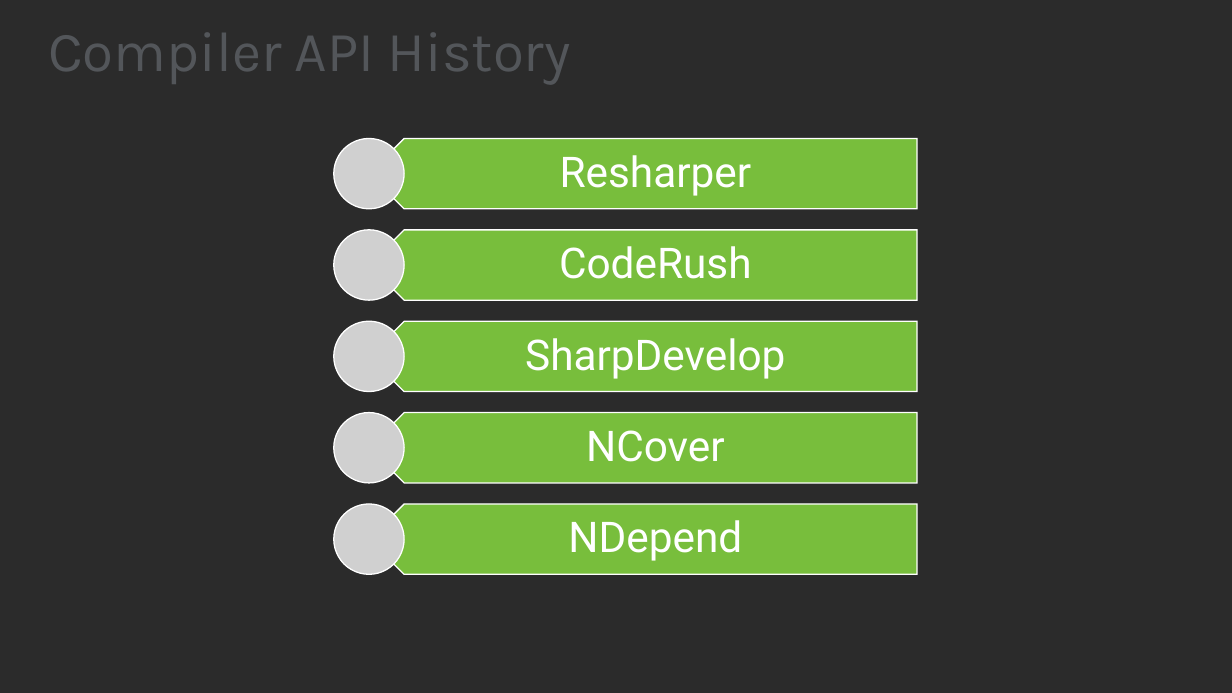
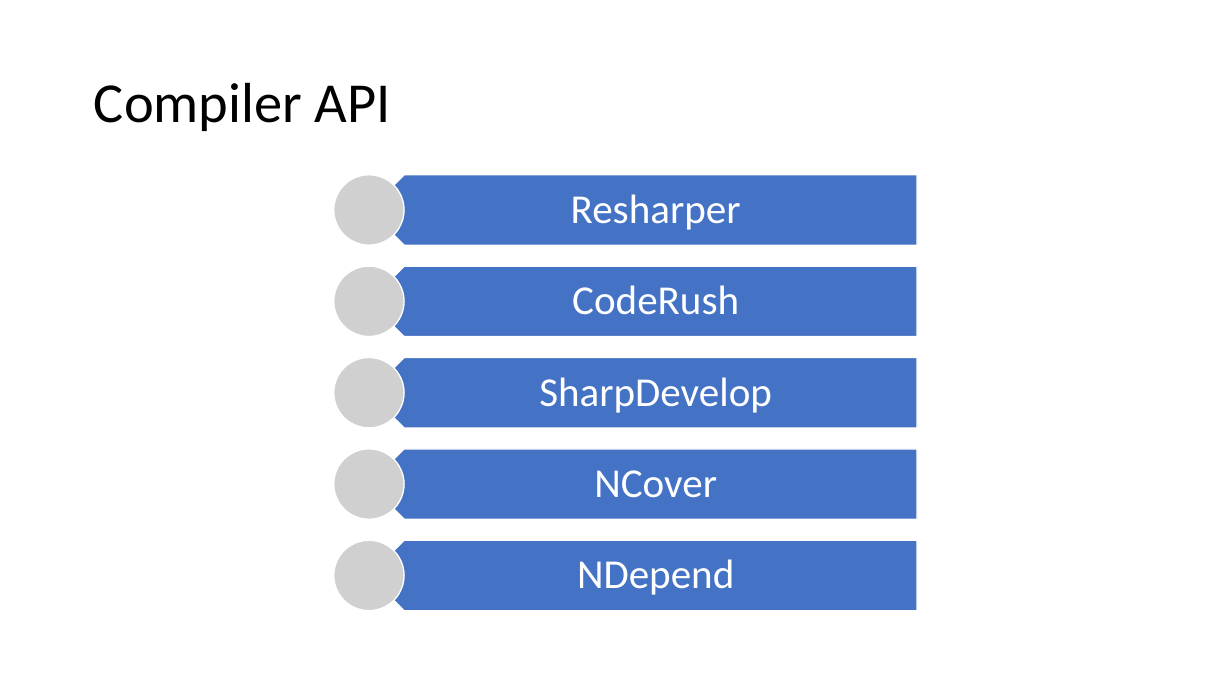
Before and after one commit to JasonBock/Presentations, a slide deck: slide 8 of Using the Compiler API in Real-World Scenarios.pptx. Drawn at 1232x693 pixels with LibreOffice and Linux fonts; fonts in the diff are those of the drawing; grey boxes stand for pictures; background and template pictures are left out; a plain dark background stands for a picture behind light text. Boxes give left, top, right and bottom in pixels: in the first picture for what was removed or moved away, otherwise in the second. Text is boxed around its words. In the diff, an @@ line names an element or a change of style, - is before the commit and + after.

```diff
--- a/Using the Compiler API in Real-World Scenarios.pptx
+++ b/Using the Compiler API in Real-World Scenarios.pptx
@@ background picture (left out) to #FFFFFF @@
@@ title at (94, 82, 391, 131): text changed; font Karla to Calibri; text colour #53565A to #000000 @@
-Compiler API History
+Compiler API
@@ picture removed at (334, 139, 404, 209) @@
@@ picture added at (334, 175, 404, 245) @@
@@ picture removed at (334, 230, 404, 300) @@
@@ picture added at (334, 266, 404, 336) @@
@@ 5 texts, 5 pentagon arrows, 3 pictures: place and size @@
-5 texts, 5 pentagon arrows, 3 pictures at (334, 139, 917, 574)
+5 texts, 5 pentagon arrows, 3 pictures at (334, 175, 917, 611)
@@ fill #78BE3C to #4472C4 in 5 elements at (369, 175, 917, 245), (369, 266, 917, 336), (369, 358, 917, 428), (369, 449, 917, 519), (369, 541, 917, 611) @@
@@ size 33 to 32 pt, font Roboto to Calibri in 5 elements at (571, 194, 741, 230), (572, 285, 739, 315), (539, 377, 772, 413), (594, 470, 717, 498), (577, 559, 734, 595) @@
```
Also in this commit, not shown: 15 other slides changed.
